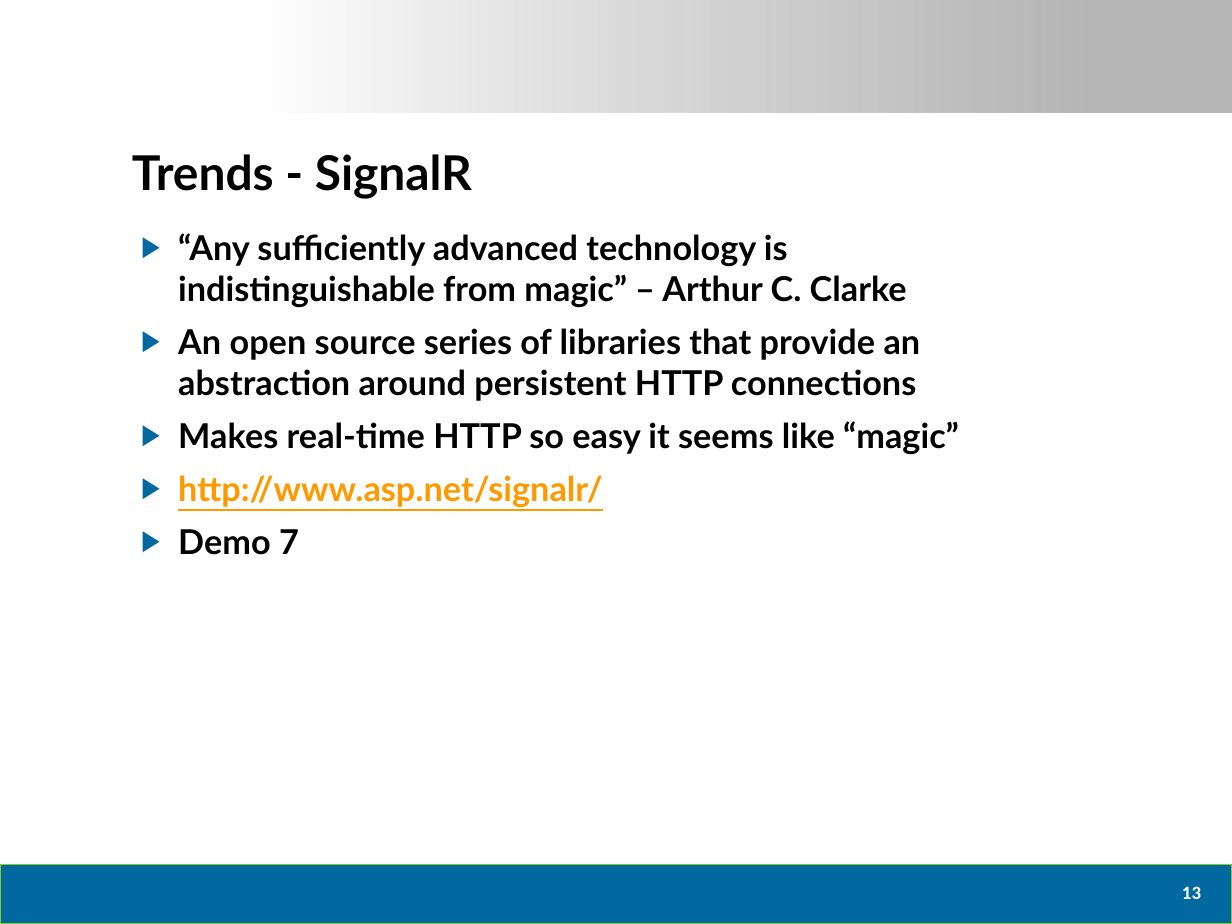
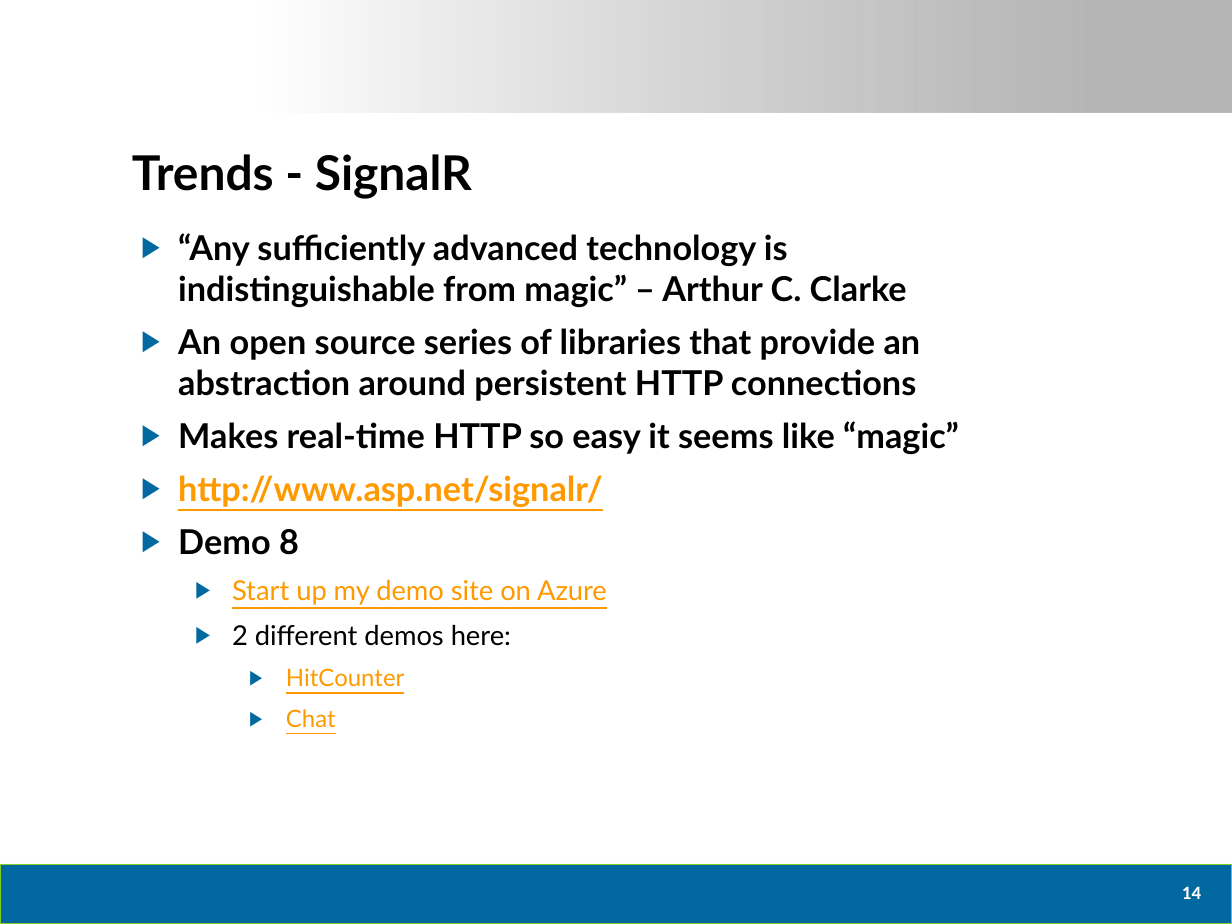
Before and after one commit to dtomyn/HTML5Demo1, a slide deck: slide 15 of Docs/2012 - Live360 Event Review (NEWER).pptx (slide 14 before the commit). Drawn at 1232x924 pixels with LibreOffice and Linux fonts; fonts in the diff are those of the drawing; background and template pictures are left out. Boxes give left, top, right and bottom in pixels: in the first picture for what was removed or moved away, otherwise in the second. Text is boxed around its words. In the diff, an @@ line names an element or a change of style, - is before the commit and + after.

Commit message:
updated powerpoint... added very simplistic multimedia demo

```diff
--- a/Docs/2012 - Live360 Event Review (NEWER).pptx
+++ b/Docs/2012 - Live360 Event Review (NEWER).pptx
@@ text at (x1=178, y1=529, x2=607, y2=727): text changed; size 20 to 16 pt; text colour #000000 to #FF9900; bold off @@
-▶ Demo 7
+▶ Demo 8
+  ▶ Start up my demo site on Azure
+  ▶ 2 different demos here:
+    ▶ HitCounter
+    ▶ Chat
@@ page number at (x1=1182, y1=886, x2=1201, y2=899): text changed @@
-13
+14
```
Also in this commit, not shown: 8 other slides changed, 1 slide added, 2 other files.
